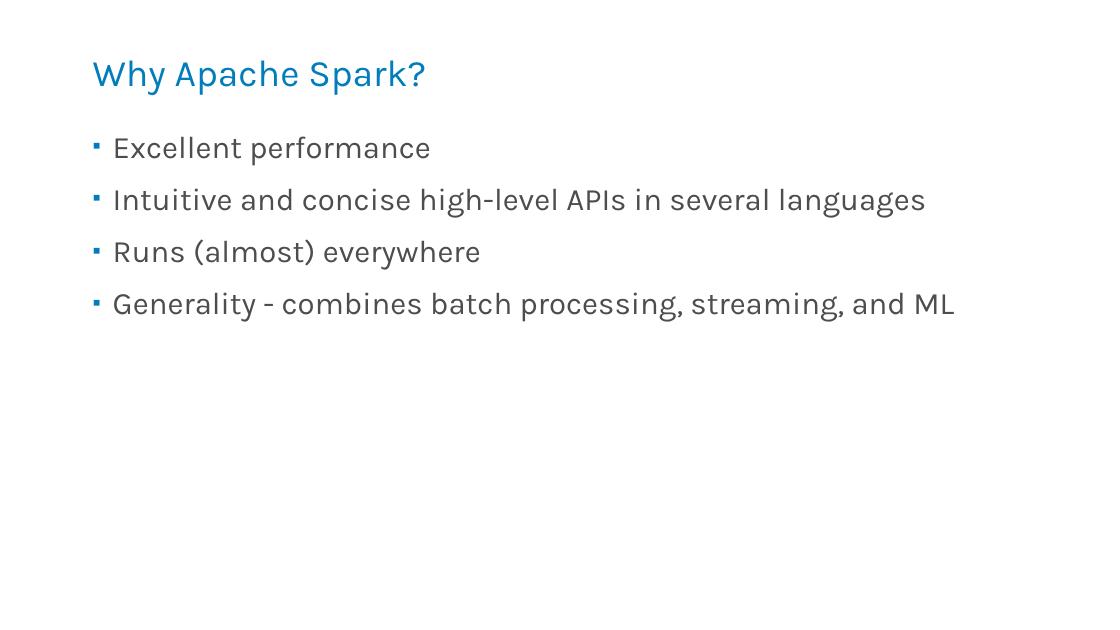
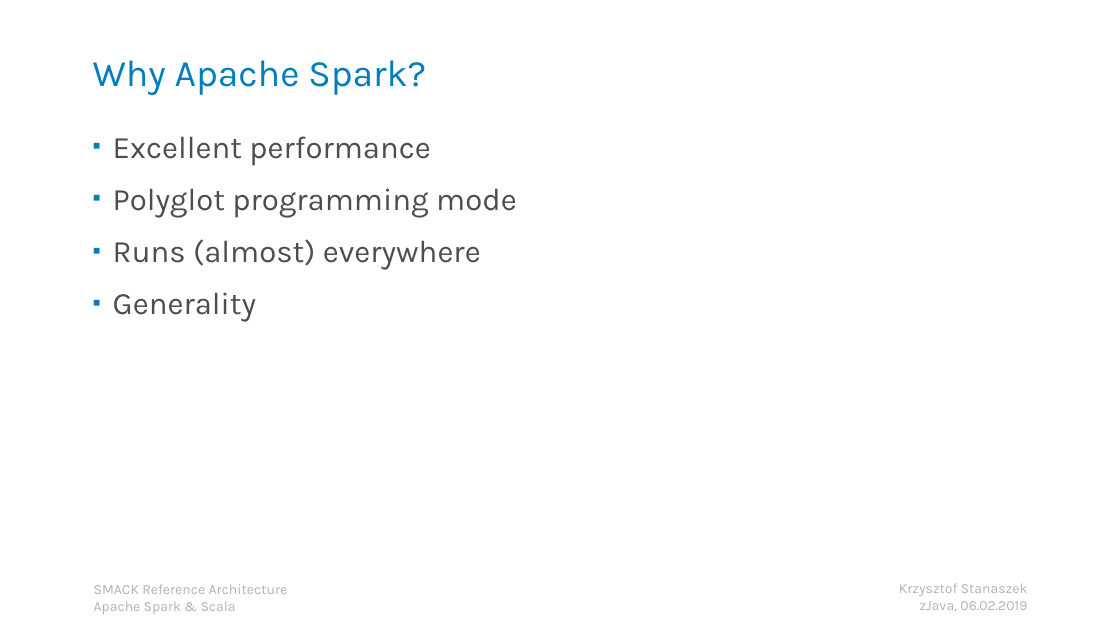
Before and after one commit to kstanaszek/SparkAndScalaInTandem, a slide deck: slide 5 of src/main/resources/slides.pptx. Drawn at 1120x630 pixels with LibreOffice and Linux fonts; fonts in the diff are those of the drawing. Boxes give left, top, right and bottom in pixels: in the first picture for what was removed or moved away, otherwise in the second. Text is boxed around its words. In the diff, an @@ line names an element or a change of style, - is before the commit and + after.

```diff
--- a/src/main/resources/slides.pptx
+++ b/src/main/resources/slides.pptx
@@ text at <box>113,188,517,218</box>: text changed @@
-▪ Intuitive and concise high-level APIs in several languages
+▪ Polyglot programming mode
@@ text at <box>113,292,256,322</box>: text changed @@
-▪ Generality - combines batch processing, streaming, and ML
+▪ Generality
@@ text added at <box>94,584,288,614</box>, 9 pt, text #B3B3B3 @@
+SMACK Reference Architecture
+Apache Spark & Scala
@@ text added at <box>899,583,1028,611</box>, 9 pt, text #B3B3B3 @@
+Krzysztof Stanaszek
+zJava, 06.02.2019
```
Also in this commit, not shown: 19 other slides changed, 2 slides added, 1 slide removed, 8 other files.
